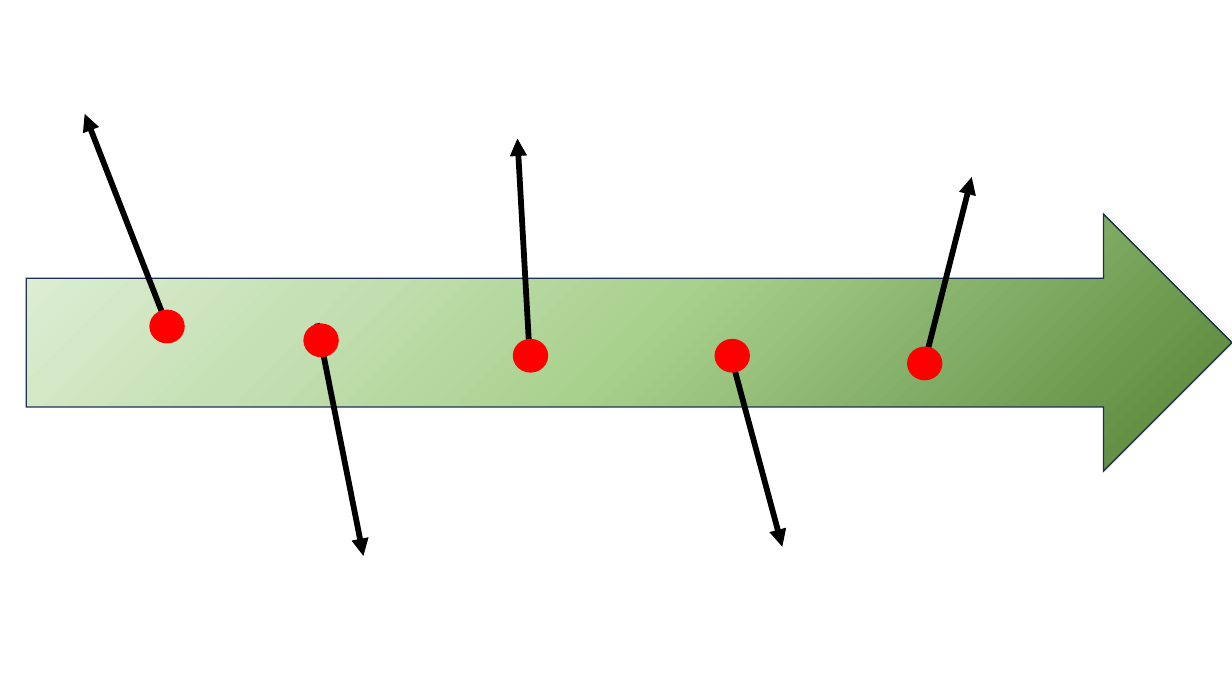
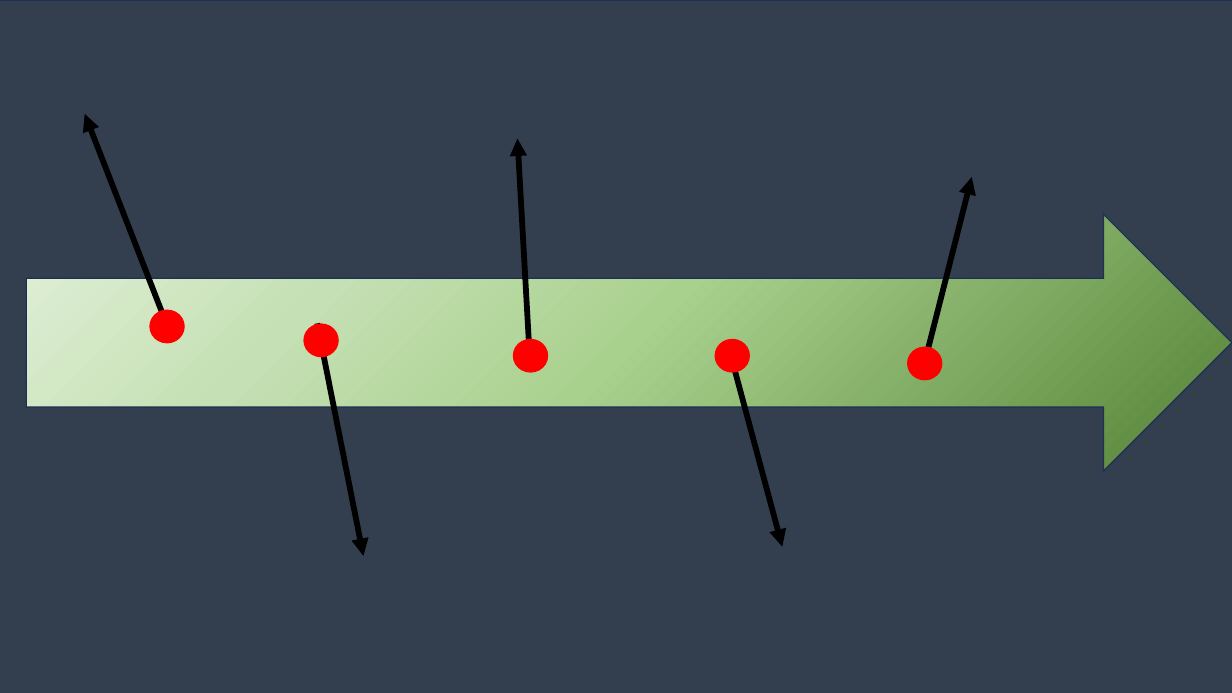
Before and after one commit to Franciscomr10/DAM, a slide deck: slide 3 of Sistemas Informaticos/UD1/Trabajo historia sistema informaticos.pptx. Drawn at 1232x693 pixels with LibreOffice and Linux fonts; fonts in the diff are those of the drawing; background and template pictures are left out. Boxes give left, top, right and bottom in pixels: in the first picture for what was removed or moved away, otherwise in the second. Text is boxed around its words. In the diff, an @@ line names an element or a change of style, - is before the commit and + after.

```diff
--- a/Sistemas Informaticos/UD1/Trabajo historia sistema informaticos.pptx
+++ b/Sistemas Informaticos/UD1/Trabajo historia sistema informaticos.pptx
@@ rectangle added at <box>0,0,1232,693</box>, fill #333F50, outline #1E3256 1 pt @@
```
Also in this commit, not shown: 6 slides added, 2 slides removed, 3 other files.
